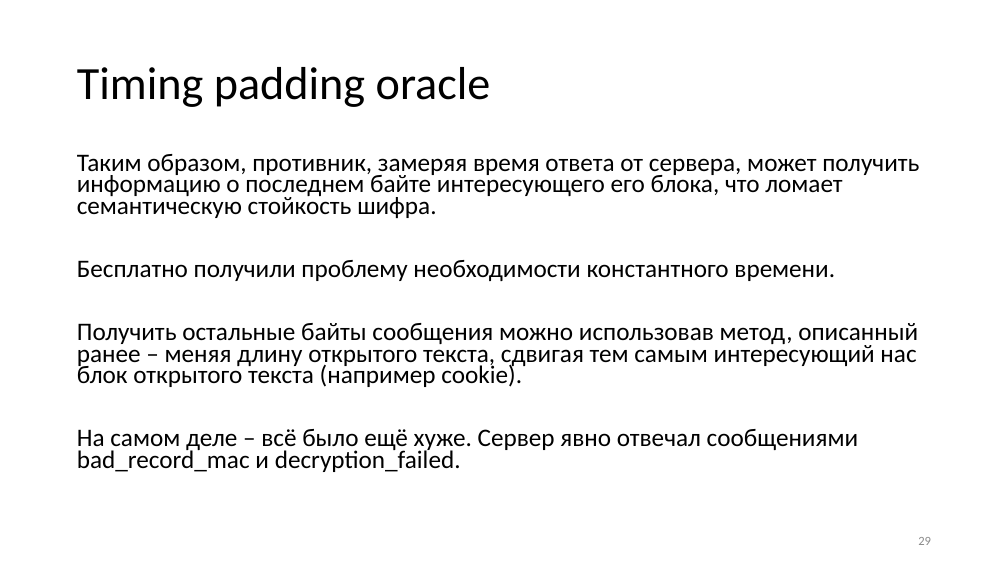
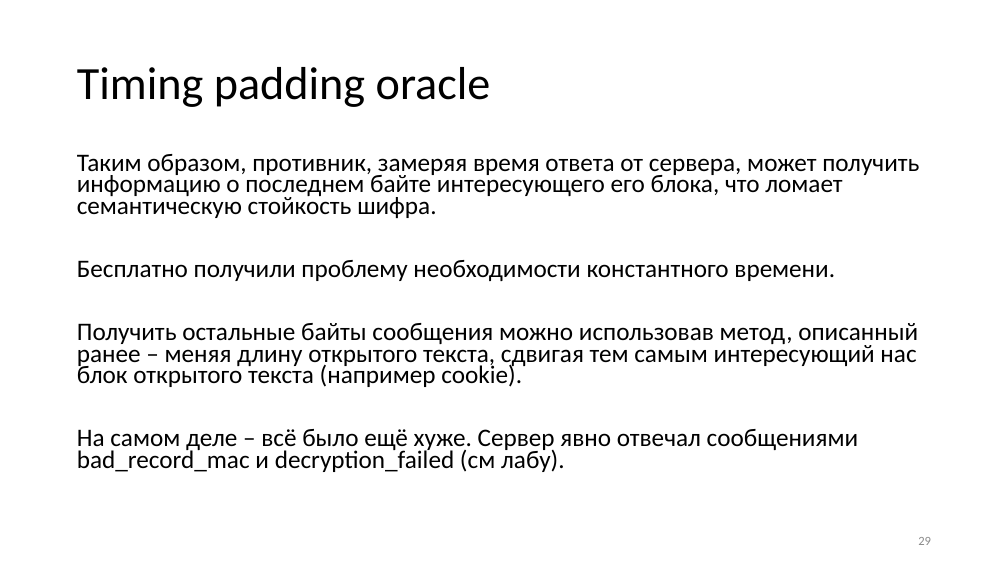
Before and after one commit to CryptoCourse/CryptoLectures, a slide deck: slide 29 of Lectures/Lecture13.pptx. Drawn at 1008x567 pixels with LibreOffice and Linux fonts; fonts in the diff are those of the drawing. Boxes give left, top, right and bottom in pixels: in the first picture for what was removed or moved away, otherwise in the second. Text is boxed around its words. In the diff, an @@ line names an element or a change of style, - is before the commit and + after.

```diff
--- a/Lectures/Lecture13.pptx
+++ b/Lectures/Lecture13.pptx
@@ text at <box>77,429,859,472</box>: text changed @@
-На самом деле – всё было ещё хуже. Сервер явно отвечал сообщениями bad_record_mac и decryption_failed.
+На самом деле – всё было ещё хуже. Сервер явно отвечал сообщениями bad_record_mac и decryption_failed (см лабу).
```
Also in this commit, not shown: 3 other slides changed, 1 slide added.
